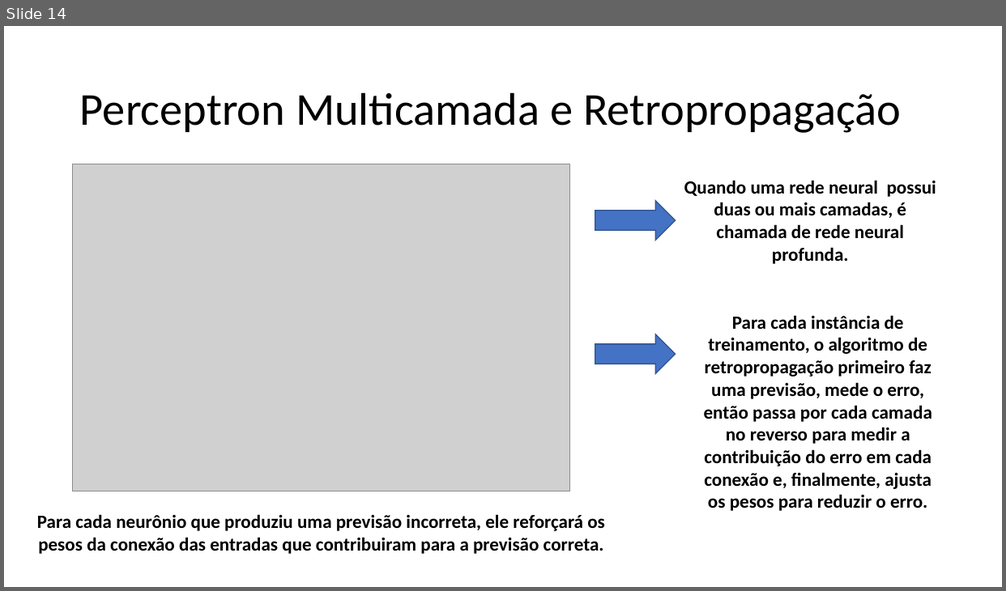
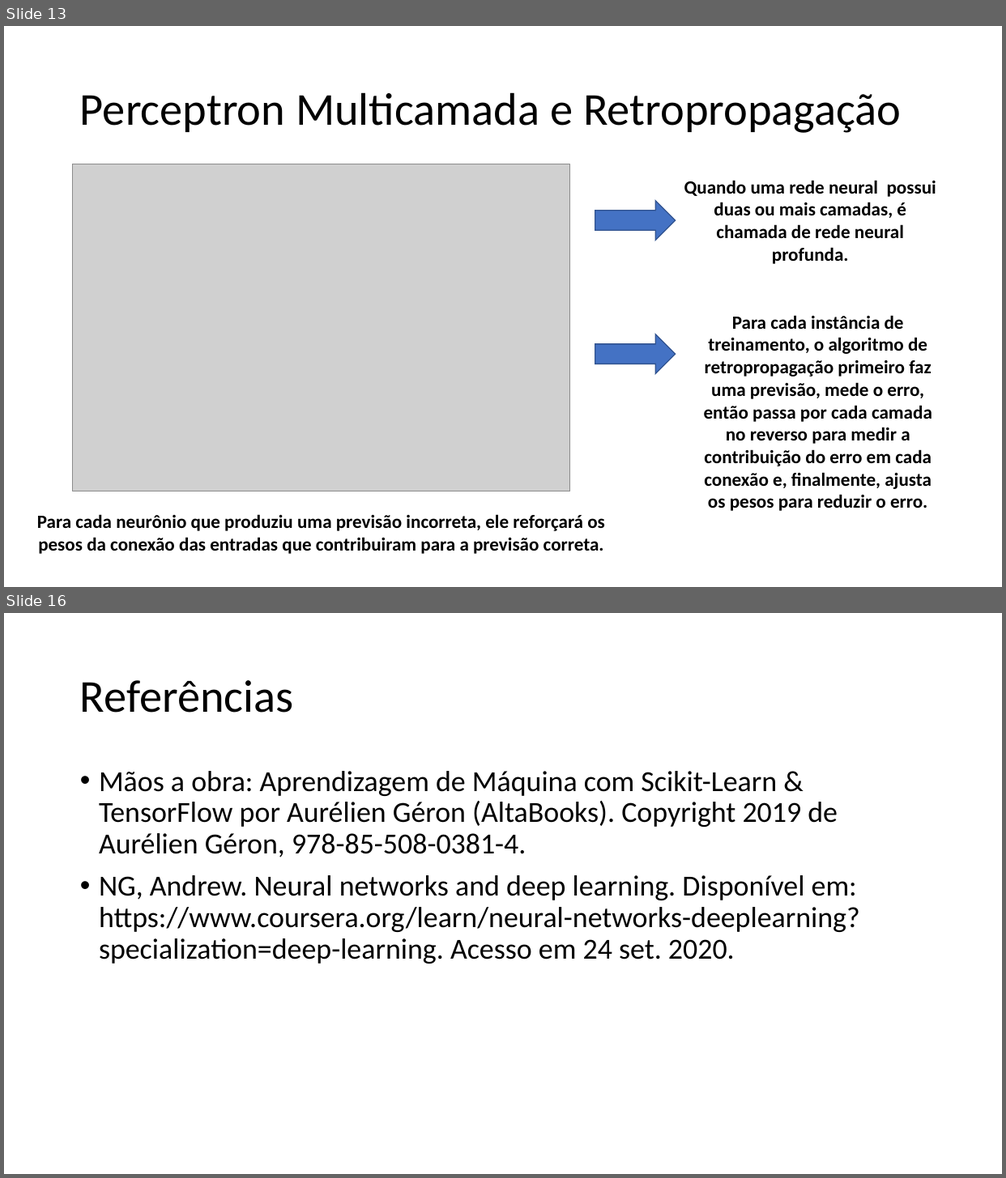
Before and after one commit to Alyssonmach/CnnResearchMeetings, a slide deck: 02-10-2020/Projeto-Pesquisa-02-10-2020.pptx. Shown one above the other, each under a label of ours: slide 14 before the commit, slides 13 and 16 after it; the slides between them are not shown. The pictures are 1006x591 and 1006x1178 pixels, drawn with LibreOffice and Linux fonts; fonts in the diff are those of the drawing; grey boxes stand for pictures. Boxes give left, top, right and bottom in pixels: in the first picture for what was removed or moved away, otherwise in the second. Text is boxed around its words. In the diff, an @@ line names an element or a change of style, - is before the commit and + after.

```diff
--- a/02-10-2020/Projeto-Pesquisa-02-10-2020.pptx
+++ b/02-10-2020/Projeto-Pesquisa-02-10-2020.pptx
@@ slide 16 added at box(4, 613, 1002, 1174), background #FFFFFF @@
@@ title added at box(80, 680, 294, 713), 44 pt, text #000000 @@
+Referências
@@ text added at box(99, 771, 860, 964), 28 pt, text #000000 @@
+• Mãos a obra: Aprendizagem de Máquina com Scikit-Learn & TensorFlow por Aurélien Géron (AltaBooks). Copyright 2019 de Aurélien Géron, 978-85-508-0381-4.
+• NG, Andrew. Neural networks and deep learning. Disponível em: https://www.coursera.org/learn/neural-networks-deeplearning?specialization=deep-learning. Acesso em 24 set. 2020.
@@ what was slide 14 is now slide 13 @@
```
Also in this commit, not shown: 4 slides changed, 1 slide removed.
